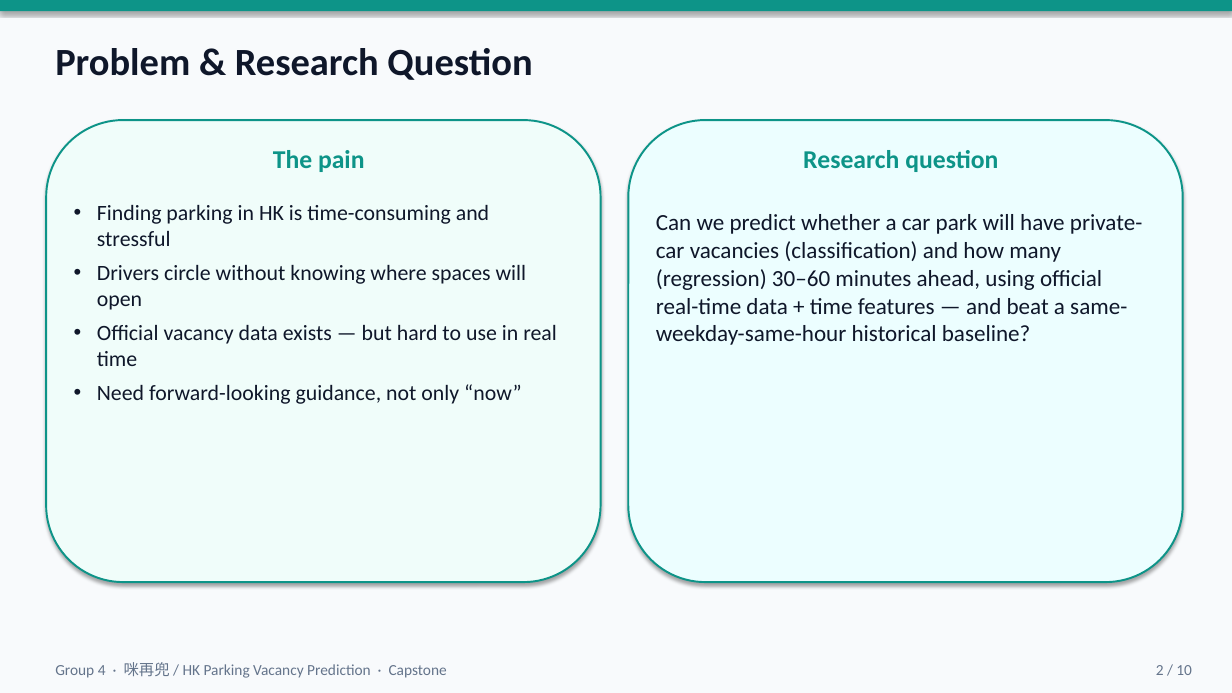
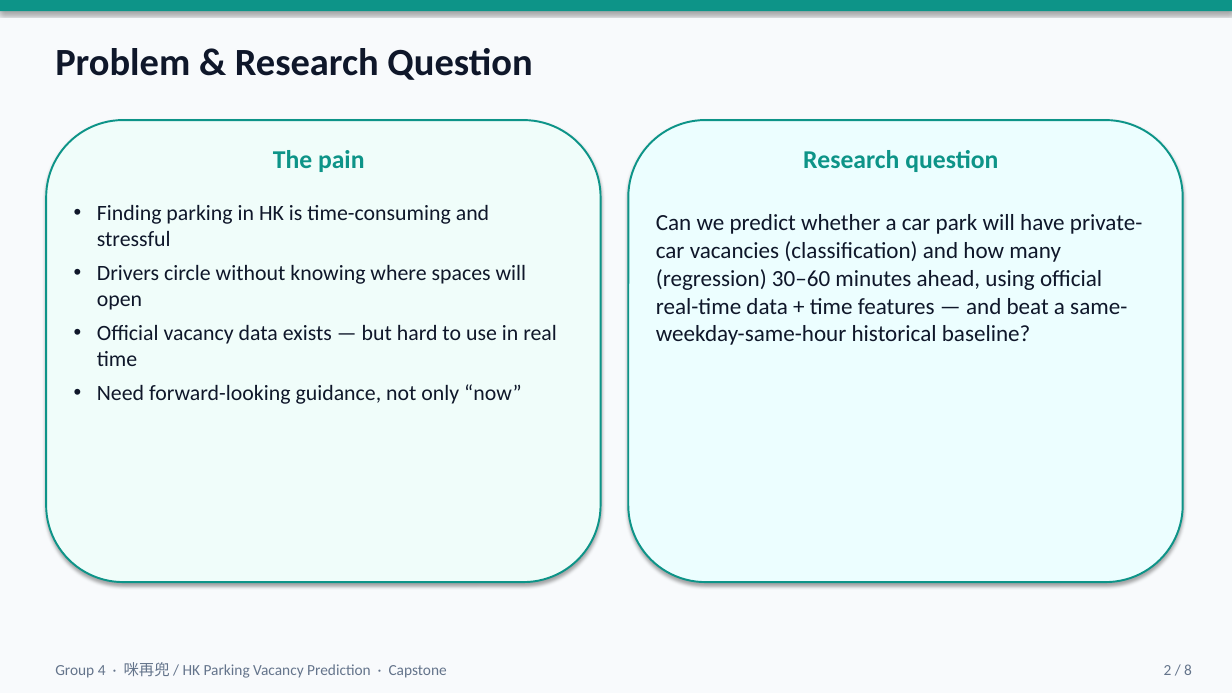
Before and after one commit to keithlky1992/hk-parking-vacancy-prediction, a slide deck: slide 2 of presentation/Group4_HK_Parking_Vacancy_Prediction.pptx. Drawn at 1232x693 pixels with LibreOffice and Linux fonts; fonts in the diff are those of the drawing. Boxes give left, top, right and bottom in pixels: in the first picture for what was removed or moved away, otherwise in the second. Text is boxed around its words. In the diff, an @@ line names an element or a change of style, - is before the commit and + after.

```diff
--- a/presentation/Group4_HK_Parking_Vacancy_Prediction.pptx
+++ b/presentation/Group4_HK_Parking_Vacancy_Prediction.pptx
@@ text at bbox=[1164, 664, 1192, 675]: text changed @@
-2 / 10
+2 / 8
```
Also in this commit, not shown: 6 other slides changed, 2 slides removed, 5 other files.
